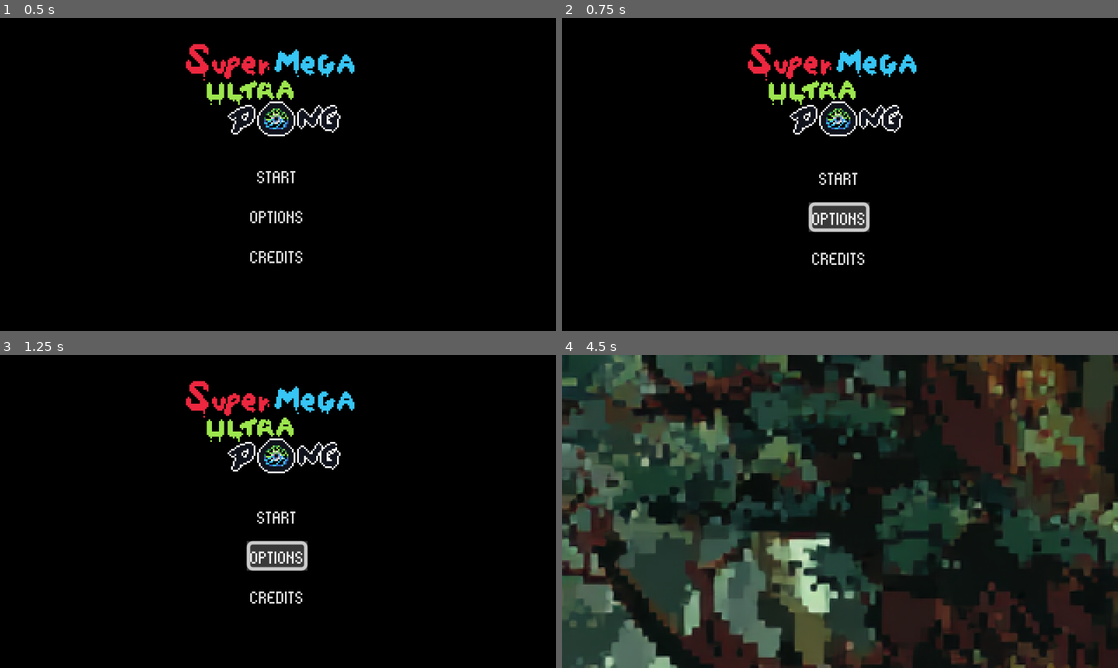
Above: before the commit, frames 1-4 (two rows, left to right).
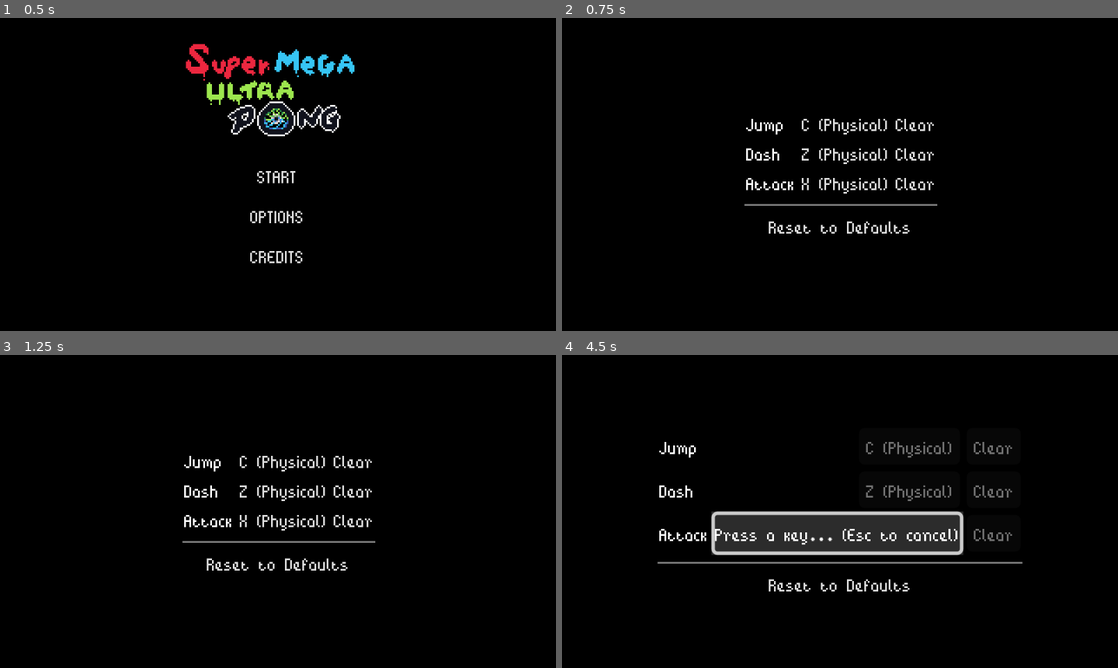
Above: after the commit, the same moments.

Repository: ariannmichael/super_mega_ultra_pong
Game: Godot game, scene res://ui/title_screen.tscn
The game is run twice, just before and just after one commit, with the same random seed, the same clock (stepped at 60 frames per second) and the same inputs. This scene is started directly instead of the project's main scene.
Inputs (mouse positions are in pixels of both pictures, inside the frame that each line leads up to):
- Up to frame 1 (0.5 s): no input
- Up to frame 2 (0.75 s): click "OPTIONS" at 0.5 s
- Up to frame 3 (1.25 s): no input
- Up to frame 4 (4.5 s): click (912, 461) at 1.25 s, where only the run after the commit has a clickable "Clear"; click (912, 489) at 2 s, where only the run after the commit has a clickable "Clear"; click (912, 517) at 2.75 s, where only the run after the commit has a clickable "Clear"; click (840, 561) at 3.5 s, where only the run after the commit has a clickable "Reset to Defaults"; click (840, 530) at 4.25 s, where only the run before the commit has a clickable "START"

Frame 1 is identical in both runs. In frame 2, 5.9% of the frame differs, in the area x 32-68%, y 8-79%; in frame 3, 5.9%; in frame 4, 75%, in the area x 0-100%, y 0-100%.
Error after the commit: Invalid call. Nonexistent function 'unbind_action' in base 'Node (input_manager.gd)'. (res://ui/options_menu.gd:54)

Commit message:
Added Options menu to change users keybinds using Command design pattern

Diff:
--- /dev/null
+++ b/configs/keybinds.cfg
@@ -0,0 +1,5 @@
+[res://configs/keybinds.cfg]
+
+jump="key|65"
+dash="key|83"
+attack="key|68"
--- a/project.godot
+++ b/project.godot
@@ -18,6 +18,7 @@
 [autoload]
 
 LevelManager="*res://scenes/managers/level_manager.tscn"
+InputManager="*res://scenes/managers/input_manager.tscn"
 
 [display]
 
@@ -36,7 +37,7 @@
 }
 dash={
 "deadzone": 0.2,
-"events": [Object(InputEventKey,"resource_local_to_scene":fa …(140 unchanged characters)… d":false,"keycode":0,"physical_keycode":68,"key_label":0,"unicode":100,"location":0,"echo":false,"script":null)
+"events": [Object(InputEventKey,"resource_local_to_scene":fa …(140 unchanged characters)… d":false,"keycode":0,"physical_keycode":90,"key_label":0,"unicode":122,"location":0,"echo":false,"script":null)
 ]
 }
 jump={
--- a/resources/new_theme.tres
+++ b/resources/new_theme.tres
@@ -26,6 +26,8 @@
 expand_margin_bottom = 2.0
 
 [resource]
+AcceptDialog/font_sizes/title_font_size = 32
+AcceptDialog/fonts/title_font = ExtResource("2_121kx")
 Button/fonts/font = ExtResource("1_2a54a")
 Button/styles/hover = SubResource("StyleBoxFlat_d3ra7")
 Button/styles/normal = SubResource("StyleBoxFlat_2a54a")
--- a/scenes/characters/slime.gd
+++ b/scenes/characters/slime.gd
@@ -7,10 +7,14 @@
 var dash_speed = 800
 var attacking = false
 var dashing = false
+var jumping = false
 var dash_cooldown = 0.2
+var direction: Vector2
+
 
 func _physics_process(delta: float) -> void:
 	moveset_animation(delta)
+	InputManager.execute_if_pressed(self)
 
 func get_animation():
 	if dashing:
@@ -23,21 +27,14 @@
 		return "Walk"
 
 func moveset_animation(_delta: float) -> void:
-	var direction = Input.get_vector("ui_left", "ui_right", "ui_up", "ui_down")
-	attack_area.scale.x = direction.x
-	if Input.is_action_pressed("attack"):
-		attacking = true
-
-	# add speed
-	if Input.is_action_just_pressed("dash") and not dashing:
-		if direction != Vector2.ZERO:
-			dashing = true
-			$Timer.start(dash_cooldown)
+	direction = Input.get_vector("ui_left", "ui_right", "ui_up", "ui_down")
 
 	if dashing:
+		attack_area.scale.x = direction.x
 		velocity = direction.normalized() * dash_speed
 	else:
 		velocity = direction * speed
+
 	move_and_slide()
 
 	# Animation logic
@@ -47,12 +44,22 @@
 		sprite.flip_h = true
 	anim.play(get_animation())
 
+func jump() -> void:
+	print("JUMP JUMP JUMP")
+
+func dash() -> void:
+	if direction != Vector2.ZERO:
+		dashing = true
+		$Timer.start(dash_cooldown)
+
+func attack() -> void:
+	attack_area.scale.x = direction.x
+	attacking = true
 
 func _on_animation_player_animation_finished(anim_name: StringName) -> void:
 	if anim_name == "Attack02":
 		attacking = false
 		anim.speed_scale = 1
-
 
 func _on_animation_player_animation_started(anim_name: StringName) -> void:
 	anim.speed_scale = 1
@@ -61,6 +68,5 @@
 	if anim_name == "Attack02":
 		anim.speed_scale = 2
 
-
 func _on_timer_timeout() -> void:
 	dashing = false
--- a/scenes/characters/slime.tscn
+++ b/scenes/characters/slime.tscn
@@ -1,6 +1,6 @@
 [gd_scene load_steps=13 format=4 uid="uid://dtkbtsao13egn"]
 
-[ext_resource type="Script" uid="uid://d1lk3rltrqjlo" path="res://characters/slime.gd" id="1_k84ui"]
+[ext_resource type="Script" uid="uid://d1lk3rltrqjlo" path="res://scenes/characters/slime.gd" id="1_k84ui"]
 
 [sub_resource type="RectangleShape2D" id="RectangleShape2D_k84ui"]
 size = Vector2(46, 31)
--- /dev/null
+++ b/scenes/managers/input_manager.gd
@@ -0,0 +1,149 @@
+extends Node
+
+
+signal binding_changed(action: StringName, event_text: String)
+signal binding_conflict(action: StringName, conflicting_action: StringName)
+
+const CONFIG_PATH := "res://configs/keybinds.cfg"
+const CONFIG_SECTION := "bindings"
+
+var default_bindings: Dictionary = {
+	"jump": InputEventKey.new(),
+	"dash": InputEventKey.new(),
+	"attack": InputEventKey.new()
+}
+
+var _commands: Dictionary = {}
+
+func _ready() -> void:
+	default_bindings["jump"] = Key.KEY_C
+	default_bindings["dash"] = Key.KEY_Z
+	default_bindings["attack"] = Key.KEY_X
+
+	_commands = {
+		"jump": JumpCommand.new(),
+		"dash": DashCommand.new(),
+		"attack": AttackCommand.new()
+	}
+
+	_ensure_actions_exists(default_bindings.keys())
+	load_bindings()
+
+func _ensure_actions_exists(actions: Array) -> void:
+	for action in actions:
+		if not InputMap.has_action(action):
+			InputMap.add_action(action)
+
+func apply_bindings(bindings: Dictionary) -> void:
+	for action in bindings.keys():
+		InputMap.action_erase_events(action)
+		InputMap.action_add_event(action, bindings[action])
+
+func load_bindings() -> void:
+	var file := ConfigFile.new()
+	var err := file.load(CONFIG_PATH)
+	var bindings := {} as Dictionary
+
+	if err != OK:
+		bindings = default_bindings.duplicate(true)
+		apply_bindings(bindings)
+		save_bindings()
+		return
+
+	for action in default_bindings.keys():
+		var serialized = file.get_value(CONFIG_SECTION, String(action), "")
+		if serialized == "":
+			bindings[action] = default_bindings[action]
+		else:
+			var ev := _deserialize_event(serialized)
+			bindings[action] = ev if ev != null else default_bindings[action]
+
+func save_bindings() -> void:
+	var file := ConfigFile.new()
+	file.load(CONFIG_PATH)
+
+	for action in default_bindings.keys():
+		var evs := InputMap.action_get_events(action)
+		var ev: InputEvent = evs[0] if evs.size() > 0 else default_bindings[action]
+		file.set_value(CONFIG_PATH, String(action), _serialize_event(ev))
+
+	file.save(CONFIG_PATH)
+
+func rebind_action(action: StringName, new_event: InputEvent) -> void:
+	var conflict_action := _find_conflict_action(action, new_event)
+	if conflict_action != "":
+		emit_signal("binding_conflict", action, conflict_action)
+		return
+
+	InputMap.action_erase_events(action)
+	InputMap.action_add_event(action, new_event)
+	save_bindings()
+	emit_signal("binding_changed", action, new_event.as_text())
+
+func reset_to_defaults() -> void:
+	apply_bindings(default_bindings)
+	save_bindings()
+	for action in default_bindings.keys():
+		emit_signal("binding_changed", action, default_bindings[action].as_text())
+
+func get_action_event_text(action: StringName) -> String:
+	var evs := InputMap.action_get_events(action)
+	return (evs[0] as InputEvent).as_text() if evs.size() > 0 else "Unbound"
+
+func get_actions() -> Array:
+	return default_bindings.keys()
+
+func execute_if_pressed(actor: Node) -> void:
+	for action in _commands.keys():
+		if Input.is_action_just_pressed(action):
+			(_commands[action] as Command).execute(actor)
+
+# ----------- HELPERS -----------
+
+func _find_conflict_action(target_action: StringName, new_event: InputEvent) -> StringName:
+	for action in default_bindings.keys():
+		if action == target_action:
+			continue
+
+		for ev in InputMap.action_get_events(action):
+			if ev.is_match(new_event, true):
+				return action
+
+	return ""
+
+func _serialize_event(ev) -> String:
+	# Simple scheme: type|keycode or type|joy_button or type|joy_axis|value
+	# You can extend this for mouse, modifiers, etc.
+	if ev is InputEventKey:
+		return "key|" + str((ev as InputEventKey).keycode)
+	if ev is InputEventJoypadButton:
+		return "jb|" + str((ev as InputEventJoypadButton).button_index)
+	if ev is InputEventJoypadMotion:
+		var jm := ev as InputEventJoypadMotion
+		return "jm|" + str(jm.axis) + "|" + str(jm.axis_value)
+
+	return "unknown|"
+
+func _deserialize_event(s: String) -> InputEvent:
+	var parts := s.split("|")
+	if parts.size() == 0:
+		return null
+
+	match parts[0]:
+		"key":
+			if parts.size() >= 2:
+				var ie := InputEventKey.new()
+				ie.keycode = int(parts[1])
+				return ie
+		"jb":
+			if parts.size() >= 2:
+				var jb := InputEventJoypadButton.new()
+				jb.button_index = int(parts[1])
+				return jb
+		"jm":
+			if parts.size() >= 3:
+				var jm := InputEventJoypadMotion.new()
+				jm.axis = int(parts[1])
+				jm.axis_value = float(parts[2])
+				return jm
+	return null
--- /dev/null
+++ b/scenes/managers/input_manager.tscn
@@ -0,0 +1,6 @@
+[gd_scene load_steps=2 format=3 uid="uid://dpvor3go0hgp7"]
+
+[ext_resource type="Script" uid="uid://bmhxc5vpvfj8p" path="res://scenes/managers/input_manager.gd" id="1_q7xte"]
+
+[node name="InputManager" type="Node"]
+script = ExtResource("1_q7xte")
--- a/scenes/managers/level_manager.tscn
+++ b/scenes/managers/level_manager.tscn
@@ -1,10 +1,11 @@
-[gd_scene load_steps=5 format=3 uid="uid://330qm8e6n276"]
+[gd_scene load_steps=6 format=3 uid="uid://330qm8e6n276"]
 
 [ext_resource type="Script" uid="uid://barnycsi8ph6t" path="res://scenes/managers/level_manager.gd" id="1_dypyr"]
 [ext_resource type="PackedScene" uid="uid://c1067hdlwhqmt" path="res://ui/title_screen.tscn" id="2_gtxch"]
 [ext_resource type="PackedScene" uid="uid://cyn8tajqd5i5p" path="res://scenes/arenas/arena1.tscn" id="3_n8pga"]
 [ext_resource type="PackedScene" uid="uid://dq3y2c7l5g4oy" path="res://ui/credits_screen.tscn" id="4_n8pga"]
+[ext_resource type="PackedScene" uid="uid://dyystxtr24js" path="res://ui/options_menu.tscn" id="5_gubks"]
 
 [node name="LevelManager" type="Node"]
 script = ExtResource("1_dypyr")
-level_scenes = Array[PackedScene]([ExtResource("2_gtxch"), ExtResource("3_n8pga"), ExtResource("4_n8pga")])
+level_scenes = Array[PackedScene]([ExtResource("2_gtxch"), ExtResource("3_n8pga"), ExtResource("4_n8pga"), ExtResource("5_gubks")])
--- /dev/null
+++ b/scripts/attack_command.gd
@@ -0,0 +1,6 @@
+extends Command
+class_name AttackCommand
+
+func execute(actor: Node) -> void:
+	if "attack" in actor:
+		actor.attack()
--- /dev/null
+++ b/scripts/command.gd
@@ -0,0 +1,5 @@
+extends RefCounted
+class_name Command
+
+func execute(actor: Node) -> void:
+	pass
--- /dev/null
+++ b/scripts/dash_command.gd
@@ -0,0 +1,6 @@
+extends Command
+class_name DashCommand
+
+func execute(actor: Node) -> void:
+	if "dash" in actor:
+		actor.dash()
--- /dev/null
+++ b/scripts/jump_command.gd
@@ -0,0 +1,6 @@
+extends Command
+class_name JumpCommand
+
+func execute(actor: Node) -> void:
+	if "jump" in actor:
+		actor.jump()
--- /dev/null
+++ b/ui/options_menu.gd
@@ -0,0 +1,180 @@
+extends Control
+
+@onready var list_root: VBoxContainer = $VBoxContainer
+var message_label: Label
+
+var _capturing := false
+var _capturing_action: StringName = ""
+var _capturing_btn: Button
+
+func _ready():
+	# Optional message label lookup (safe if it doesn't exist)
+	if has_node("MessageLabel"):
+		message_label = $MessageLabel
+	_show_message("") # clear
+
+	_build_rows()
+	InputManager.binding_changed.connect(_on_binding_changed)
+	InputManager.binding_conflict.connect(_on_binding_conflict)
+
+func _build_rows():
+	# Clear previous
+	for c in list_root.get_children():
+		c.queue_free()
+
+	for action in InputManager.get_actions():
+		var row := HBoxContainer.new()
+		row.size_flags_horizontal = Control.SIZE_EXPAND_FILL
+		row.alignment = BoxContainer.ALIGNMENT_BEGIN
+
+		var name_label := Label.new()
+		name_label.text = String(action).capitalize()
+		name_label.size_flags_horizontal = Control.SIZE_EXPAND_FILL
+
+		# Bind button (toggles into "listening" mode)
+		var bind_btn := Button.new()
+		bind_btn.text = InputManager.get_action_event_text(action)
+		bind_btn.toggle_mode = true
+		bind_btn.focus_mode = Control.FOCUS_ALL
+		bind_btn.size_flags_horizontal = Control.SIZE_SHRINK_CENTER
+		bind_btn.pressed.connect(func():
+			if bind_btn.button_pressed:
+				_start_capture(action, bind_btn)
+			else:
+				_cancel_capture(bind_btn)
+		)
+
+		# Optional: Clear button
+		var clear_btn := Button.new()
+		clear_btn.text = "Clear"
+		clear_btn.tooltip_text = "Remove binding for %s" % [String(action).capitalize()]
+		clear_btn.pressed.connect(func():
+			if _capturing and _capturing_action == action:
+				_cancel_capture(_capturing_btn)
+			InputManager.unbind_action(action)
+			_show_message("%s unbound" % [String(action).capitalize()])
+		)
+
+		row.add_child(name_label)
+		row.add_child(bind_btn)
+		row.add_child(clear_btn)
+		list_root.add_child(row)
+
+	# Separator + Reset
+	var sep := HSeparator.new()
+	list_root.add_child(sep)
+
+	var reset_btn := Button.new()
+	reset_btn.text = "Reset to Defaults"
+	reset_btn.pressed.connect(func():
+		if _capturing:
+			_cancel_capture(_capturing_btn)
+		InputManager.reset_to_defaults()
+		_show_message("Bindings reset to defaults")
+	)
+	list_root.add_child(reset_btn)
+
+func _start_capture(action: StringName, button: Button) -> void:
+	_capturing = true
+	_capturing_action = action
+	_capturing_btn = button
+	_capturing_btn.text = "Press a key… (Esc to cancel)"
+	_disable_other_rows(button)
+	_show_message("Listening for %s…" % [String(action).capitalize()])
+
+func _cancel_capture(button: Button) -> void:
+	_capturing = false
+	_capturing_action = ""
+	_capturing_btn = null
+	button.button_pressed = false
+	button.text = InputManager.get_action_event_text(_find_action_for_button(button))
+	_enable_all_rows()
+	_show_message("")
+
+func _finish_capture(new_event: InputEvent) -> void:
+	# stop listening first so UI updates cleanly
+	var btn := _capturing_btn
+	var action := _capturing_action
+	_capturing = false
+	_capturing_action = ""
+	_capturing_btn = null
+	if is_instance_valid(btn):
+		btn.button_pressed = false
+	_enable_all_rows()
+
+	InputManager.rebind_action(action, new_event)
+	_show_message("%s bound to %s" % [String(action).capitalize(), new_event.as_text()])
+
+func _on_binding_changed(_action: StringName, _event_text: String) -> void:
+	# If not capturing, rebuild; otherwise the button text was already updated by _finish_capture
+	if not _capturing:
+		_build_rows()
+
+func _on_binding_conflict(action: StringName, other: StringName) -> void:
+	# Stay in capture mode; user can press another key
+	_show_message("%s already bound to %s — press another key"
+		% [String(action).capitalize(), String(other).capitalize()])
+	if is_instance_valid(_capturing_btn):
+		# brief visual feedback
+		_capturing_btn.modulate = Color(1, 0.75, 0.75) # light red
+		await get_tree().process_frame
+		_capturing_btn.modulate = Color(1, 1, 1)
+
+func _unhandled_input(event: InputEvent) -> void:
+	if not _capturing:
+		return
+
+	# Cancel with Esc / Right Mouse
+	if event is InputEventKey and event.pressed and event.keycode == KEY_ESCAPE:
+		_cancel_capture(_capturing_btn)
+		get_viewport().set_input_as_handled()
+		return
+	if event is InputEventMouseButton and event.pressed and event.button_index == MOUSE_BUTTON_RIGHT:
+		_cancel_capture(_capturing_btn)
+		get_viewport().set_input_as_handled()
+		return
+
+	# Accept keyboard
+	if event is InputEventKey and event.pressed and not event.echo:
+		_finish_capture(event)
+		get_viewport().set_input_as_handled()
+		return
+
+	# Accept gamepad button
+	if event is InputEventJoypadButton and event.pressed:
+		_finish_capture(event)
+		get_viewport().set_input_as_handled()
+		return
+
+	# (Optional) accept mouse buttons / joy axes here
+
+# ---------- helpers ----------
+
+func _find_action_for_button(button: Button) -> StringName:
+	# Walk up to the row and find the Label text
+	var row := button.get_parent()
+	for child in row.get_children():
+		if child is Label:
+			return StringName((child as Label).text.to_lower())
+	return StringName("")
+
+func _disable_other_rows(active_btn: Button) -> void:
+	for row in list_root.get_children():
+		if row is HBoxContainer:
+			for n in row.get_children():
+				if n is Button and n != active_btn:
+					(n as Button).disabled = true
+
+func _enable_all_rows() -> void:
+	for row in list_root.get_children():
+		if row is HBoxContainer:
+			for n in row.get_children():
+				if n is Button:
+					(n as Button).disabled = false
+
+func _show_message(msg: String) -> void:
+	if message_label and is_instance_valid(message_label):
+		message_label.text = msg
+	else:
+		if msg != "":
+			print(msg)
--- /dev/null
+++ b/ui/options_menu.tscn
@@ -0,0 +1,111 @@
+[gd_scene load_steps=5 format=3 uid="uid://dyystxtr24js"]
+
+[ext_resource type="Script" uid="uid://boywip7yetu3f" path="res://ui/options_menu.gd" id="1_aa3db"]
+[ext_resource type="Theme" uid="uid://bxs6rhi7i4gl6" path="res://resources/new_theme.tres" id="1_ibk6l"]
+
+[sub_resource type="Gradient" id="Gradient_qer0c"]
+offsets = PackedFloat32Array(1)
+colors = PackedColorArray(0, 0, 0, 1)
+
+[sub_resource type="GradientTexture1D" id="GradientTexture1D_slu3g"]
+gradient = SubResource("Gradient_qer0c")
+
+[node name="OptionsMenu" type="CanvasLayer"]
+
+[node name="TextureRect" type="TextureRect" parent="."]
+anchors_preset = 15
+anchor_right = 1.0
+anchor_bottom = 1.0
+grow_horizontal = 2
+grow_vertical = 2
+texture = SubResource("GradientTexture1D_slu3g")
+
+[node name="Control" type="Control" parent="."]
+layout_mode = 3
+anchors_preset = 15
+anchor_right = 1.0
+anchor_bottom = 1.0
+grow_horizontal = 2
+grow_vertical = 2
+script = ExtResource("1_aa3db")
+
+[node name="VBoxContainer" type="VBoxContainer" parent="Control"]
+layout_mode = 1
+anchors_preset = 8
+anchor_left = 0.5
+anchor_top = 0.5
+anchor_right = 0.5
+anchor_bottom = 0.5
+offset_left = -41.0
+offset_top = -40.0
+offset_right = 41.0
+offset_bottom = 40.0
+grow_horizontal = 2
+grow_vertical = 2
+size_flags_horizontal = 4
+size_flags_vertical = 4
+theme = ExtResource("1_ibk6l")
+alignment = 1
+
+[node name="Label" type="Label" parent="Control/VBoxContainer"]
+layout_mode = 2
+theme_override_font_sizes/font_size = 36
+text = "CONTROLS"
+horizontal_alignment = 1
+
+[node name="HBoxContainer" type="HBoxContainer" parent="Control/VBoxContainer"]
+layout_mode = 2
+alignment = 1
+
+[node name="Label" type="Label" parent="Control/VBoxContainer/HBoxContainer"]
+layout_mode = 2
+text = "JUMP ->"
+
+[node name="Button" type="Button" parent="Control/VBoxContainer/HBoxContainer"]
+layout_mode = 2
+text = "C"
+
+[node name="HSeparator" type="HSeparator" parent="Control/VBoxContainer"]
+layout_mode = 2
+
+[node name="HBoxContainer2" type="HBoxContainer" parent="Control/VBoxContainer"]
+layout_mode = 2
+alignment = 1
+
+[node name="Label" type="Label" parent="Control/VBoxContainer/HBoxContainer2"]
+layout_mode = 2
+text = "DASH ->"
+
+[node name="Button" type="Button" parent="Control/VBoxContainer/HBoxContainer2"]
+layout_mode = 2
+text = "Z"
+
+[node name="HSeparator2" type="HSeparator" parent="Control/VBoxContainer"]
+layout_mode = 2
+
+[node name="HBoxContainer3" type="HBoxContainer" parent="Control/VBoxContainer"]
+layout_mode = 2
+alignment = 1
+
+[node name="Label" type="Label" parent="Control/VBoxContainer/HBoxContainer3"]
+layout_mode = 2
+text = "ATTACK ->"
+
+[node name="Button" type="Button" parent="Control/VBoxContainer/HBoxContainer3"]
+layout_mode = 2
+text = "X"
+
+[node name="HSeparator3" type="HSeparator" parent="Control/VBoxContainer"]
+layout_mode = 2
+
+[node name="Button" type="Button" parent="Control/VBoxContainer"]
+layout_mode = 2
+text = "Reset to Defaults"
+
+[node name="CaptureDialog" type="AcceptDialog" parent="Control"]
+title = "Capture"
+initial_position = 2
+size = Vector2i(194, 100)
+theme = ExtResource("1_ibk6l")
+ok_button_text = " OK "
+dialog_text = "Press a key or a button"
--- a/ui/title_screen.gd
+++ b/ui/title_screen.gd
@@ -8,7 +8,7 @@
 
 
 func _on_button_options_pressed() -> void:
-	pass # Replace with function body.
+	$"/root/LevelManager".change_level(3)
 
 
 func _on_button_credits_pressed() -> void:
Not shown, added: scenes/managers/input_manager.gd.uid
Not shown, added: scripts/attack_command.gd.uid
Not shown, added: scripts/command.gd.uid
Not shown, added: scripts/dash_command.gd.uid
Not shown, added: scripts/jump_command.gd.uid
Not shown, added: ui/options_menu.gd.uid
Not shown: 1 places in ui/title_screen.tscn that only renumber resources
